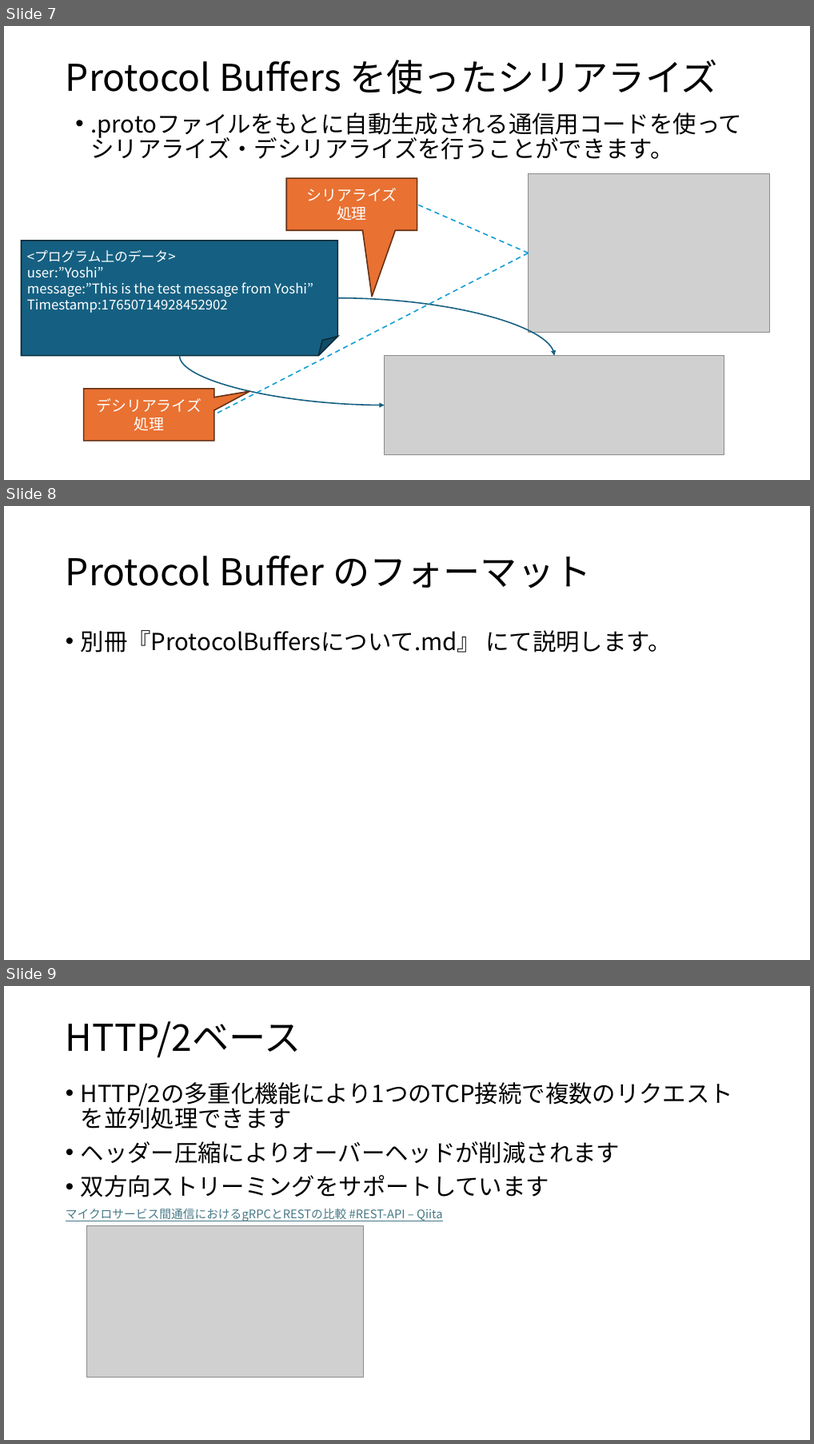
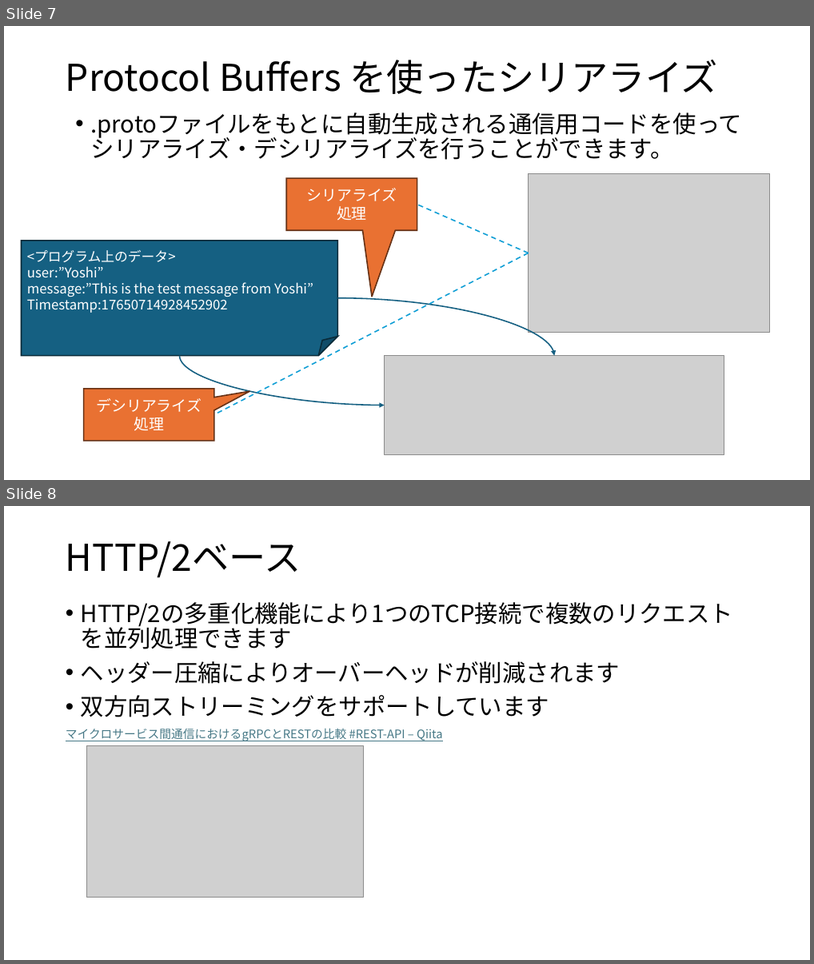
Before and after one commit to koga-miko/misc, a slide deck: raspberry-pi-report/gRPCについて.pptx. Shown one above the other, each under a label of ours: slides 7, 8 and 9 before the commit, slides 7 and 8 after it. The pictures are 814x1444 and 814x964 pixels, drawn with LibreOffice and Linux fonts; fonts in the diff are those of the drawing; grey boxes stand for pictures. Boxes give left, top, right and bottom in pixels: in the first picture for what was removed or moved away, otherwise in the second. Text is boxed around its words. In the diff, an @@ line names an element or a change of style, - is before the commit and + after.

```diff
--- a/raspberry-pi-report/gRPCについて.pptx
+++ b/raspberry-pi-report/gRPCについて.pptx
@@ slide 8 removed at box(4, 506, 810, 960), background #FFFFFF @@
@@ title removed at box(66, 555, 591, 588) @@
-Protocol Buffer のフォーマット
@@ text removed at box(81, 630, 671, 652) @@
-• 別冊『ProtocolBuffersについて.md』 にて説明します。
@@ what was slide 9 is now slide 8 @@
```
Also in this commit, not shown: 1 slide changed, 1 slide added, 1 other file.
